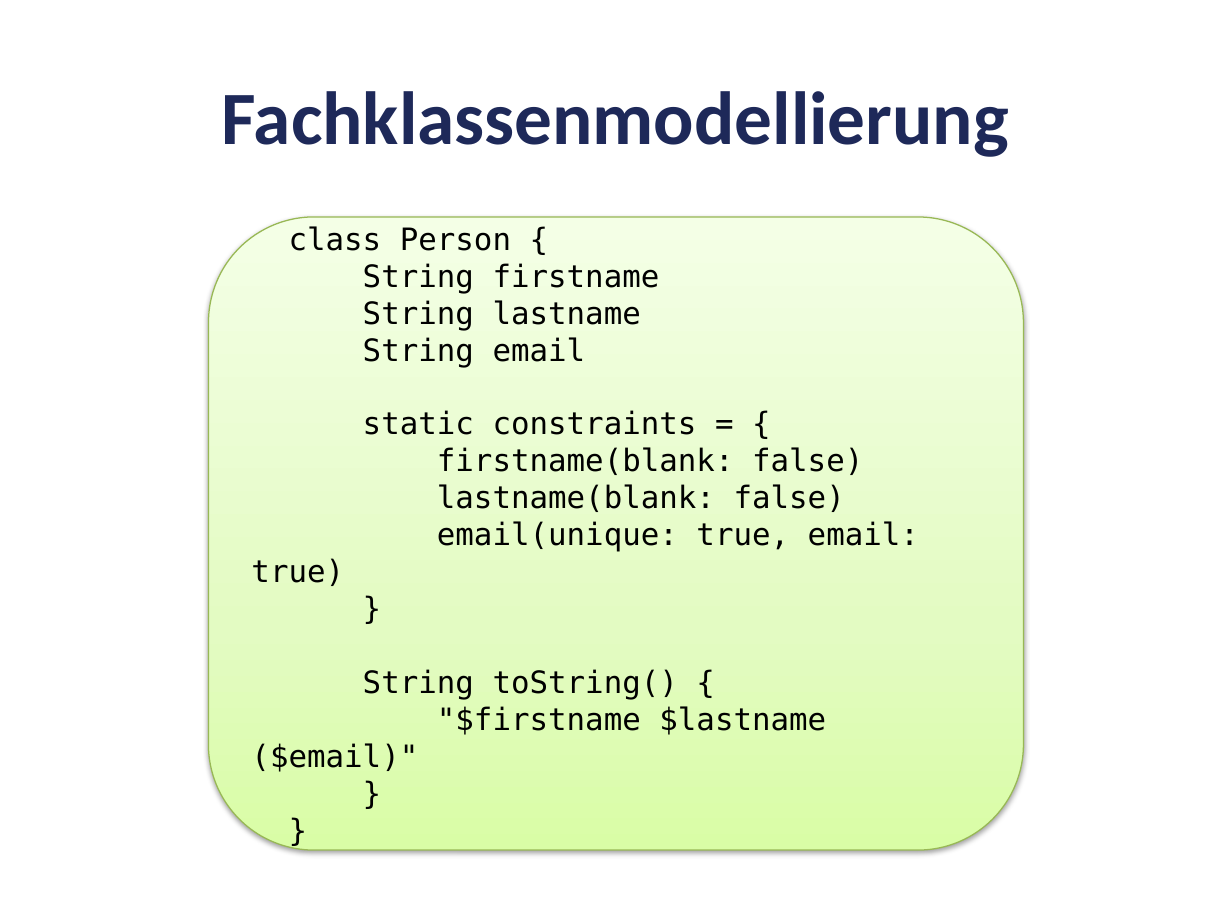
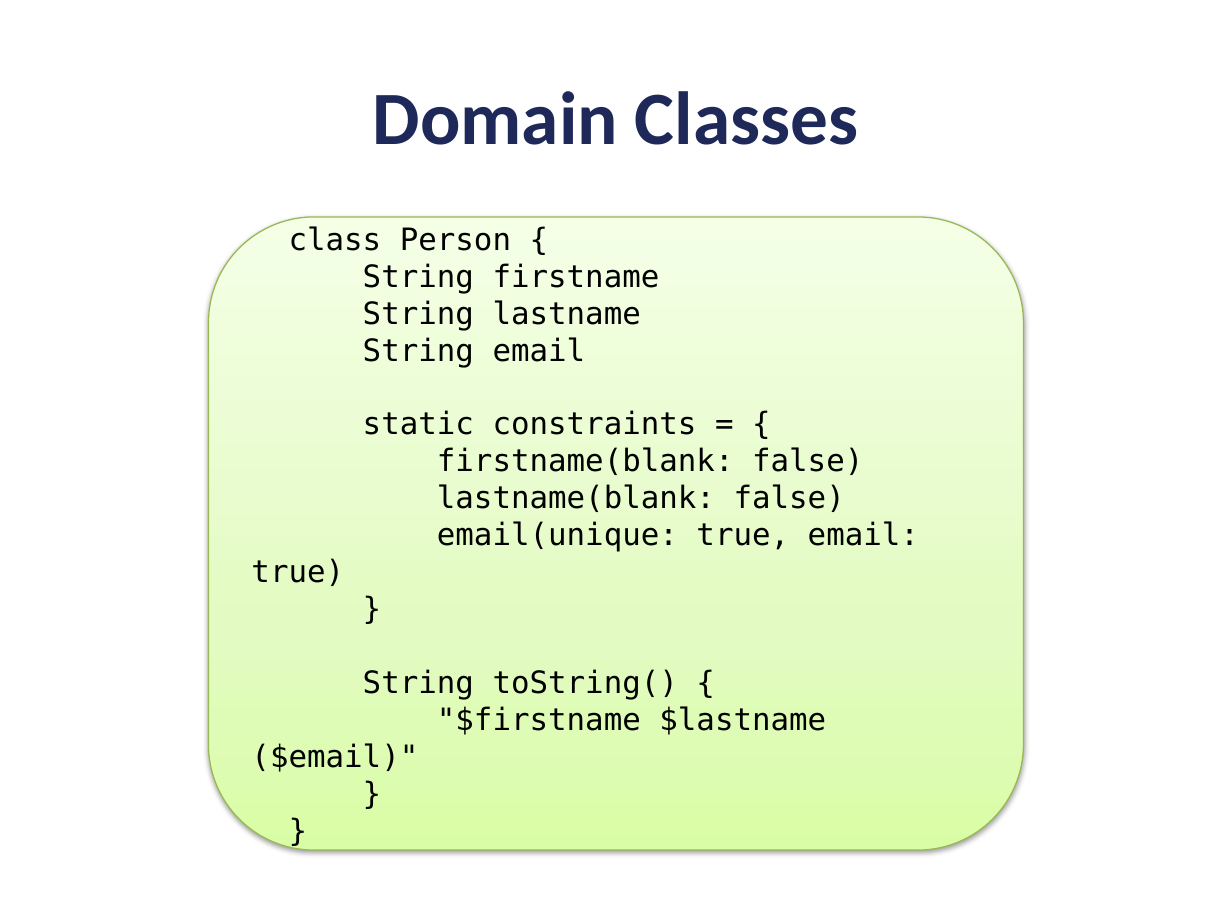
Before and after one commit to opitzconsulting/newsletter-grails-angular, a slide deck: slide 16 of Presentation.pptx. Drawn at 1232x924 pixels with LibreOffice and Linux fonts; fonts in the diff are those of the drawing; background and template pictures are left out. Boxes give left, top, right and bottom in pixels: in the first picture for what was removed or moved away, otherwise in the second. Text is boxed around its words. In the diff, an @@ line names an element or a change of style, - is before the commit and + after.

```diff
--- a/Presentation.pptx
+++ b/Presentation.pptx
@@ title at bbox=[373, 91, 858, 145]: text changed @@
-Fachklassenmodellierung
+Domain Classes
```
Also in this commit, not shown: 2 other slides changed, 1 slide added, 1 slide removed.
